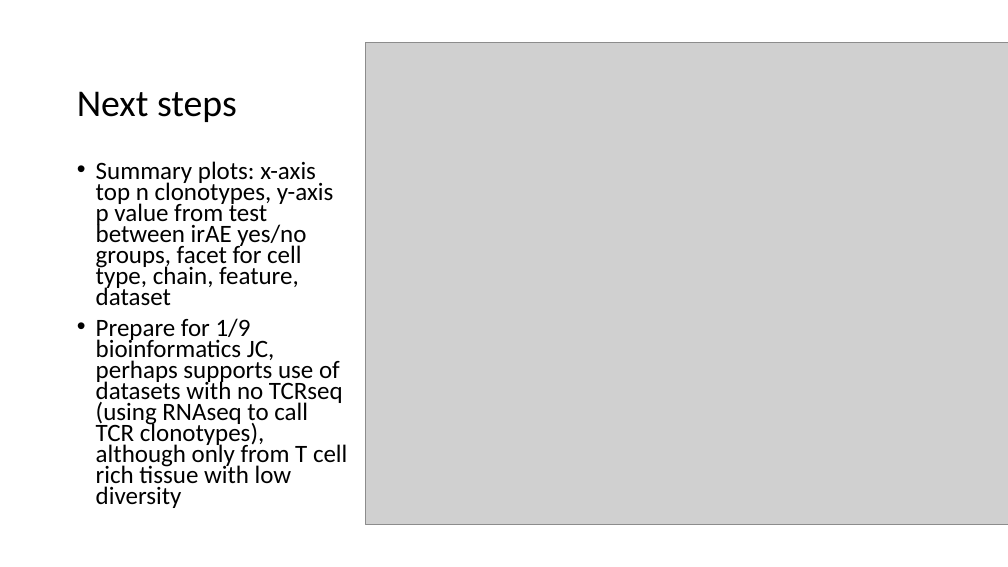
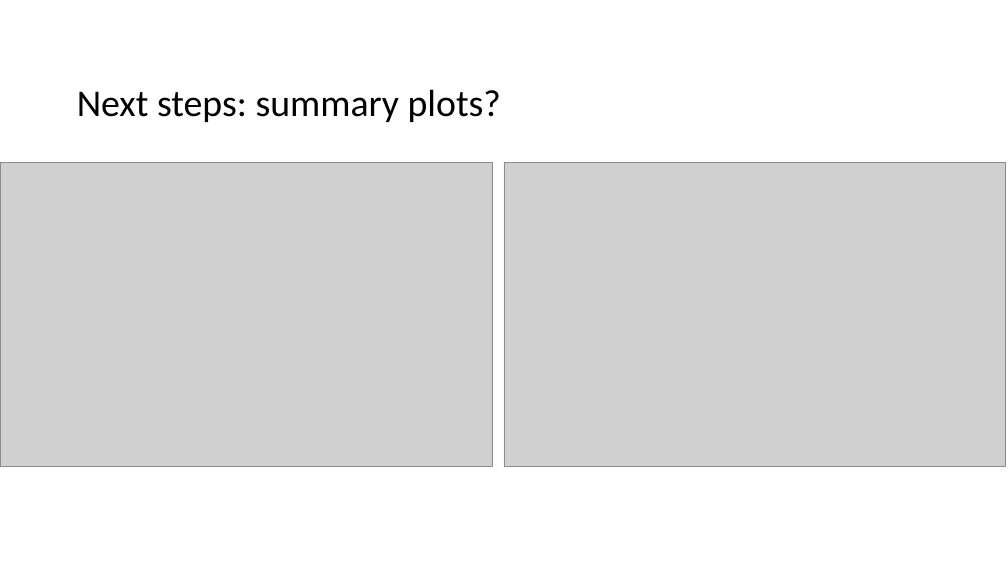
Before and after one commit to tybottorff/bottorffdocs, a slide deck: slide 7 of linsley_postdoc/presentations/weekly_meetings/1_4_24.pptx. Drawn at 1008x567 pixels with LibreOffice and Linux fonts; fonts in the diff are those of the drawing; grey boxes stand for pictures. Boxes give left, top, right and bottom in pixels: in the first picture for what was removed or moved away, otherwise in the second. Text is boxed around its words. In the diff, an @@ line names an element or a change of style, - is before the commit and + after.

Commit message:
Add summary plots

```diff
--- a/linsley_postdoc/presentations/weekly_meetings/1_4_24.pptx
+++ b/linsley_postdoc/presentations/weekly_meetings/1_4_24.pptx
@@ picture removed at (365, 42, 1008, 525) @@
@@ title at (77, 89, 501, 122): text changed @@
-Next steps
+Next steps: summary plots?
@@ picture added at (0, 162, 492, 467) @@
@@ text removed at (96, 161, 347, 508) @@
-• Summary plots: x-axis top n clonotypes, y-axis p value from test between irAE yes/no groups, facet for cell type, chain, feature, dataset
-• Prepare for 1/9 bioinformatics JC, perhaps supports use of datasets with no TCRseq (using RNAseq to call TCR clonotypes), although only from T cell rich tissue with low diversity
@@ picture added at (504, 162, 1006, 467) @@
```
Also in this commit, not shown: 1 slide added, 1 other file.
